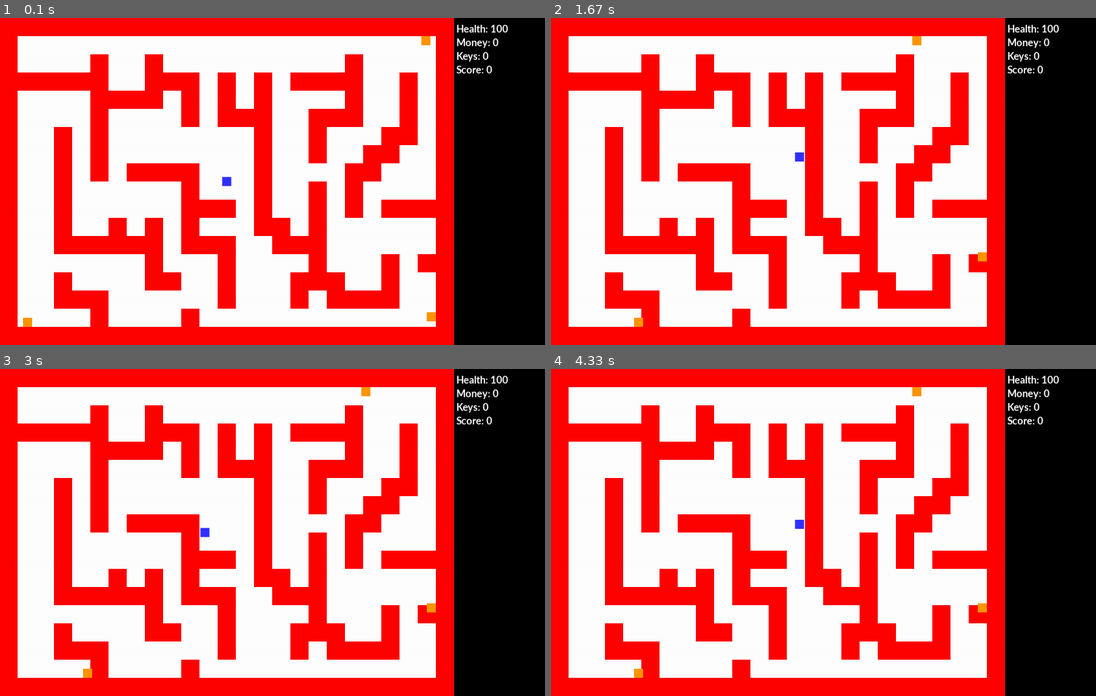
Above: before the commit, frames 1-4 (two rows, left to right).
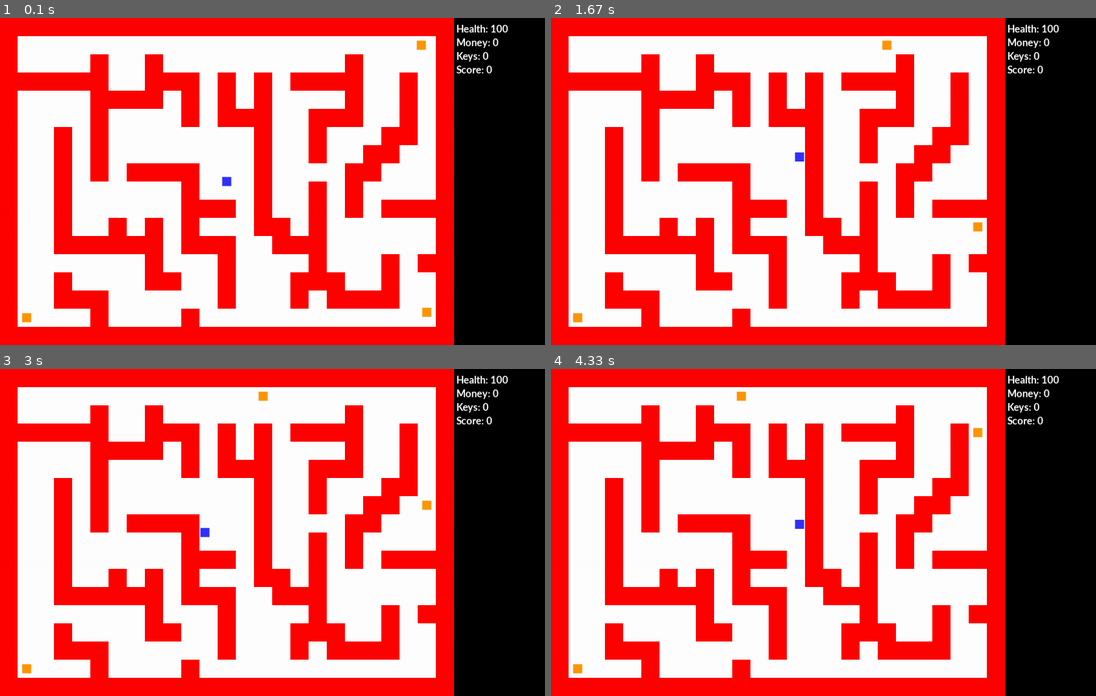
Above: after the commit, the same moments.

Repository: JavierRT7/RamosTurnes-classwork
Game: pygame game, started from pyGame/mini project/mini-project.py
Same seed, same stepped clock (60 frames per second), same inputs: the game is played once before the commit and once after it.
Inputs:
- Up to frame 1 (0.1 s): no input
- Up to frame 2 (1.67 s): hold Right 0.33-0.8 s; hold Up 0.83-1.13 s; hold Right 1.17-1.63 s
- Up to frame 3 (3 s): hold Left 1.67-2.2 s; hold Down 2.23-2.53 s
- Up to frame 4 (4.33 s): hold Up 3-3.37 s; hold Right 3.4-4.03 s; hold Down from 4.07 s (still down)

The runs differ from the first frame. In frame 1, 0.2% of the frame differs, in the area x 4-80%, y 5-95%; in frame 2, 0.3%; in frame 3, 0.3%; in frame 4, 0.3%.

Commit message:
Update mini-project.py

Diff:
--- a/pyGame/mini project/mini-project.py
+++ b/pyGame/mini project/mini-project.py
@@ -91,6 +91,7 @@
     # Set speed of the sprite
     self.speed_x = speed_x
     self.speed_y = speed_y
+
     # Call the sprite constructor
     super().__init__()
     # Create a sprite and fill it with colour
@@ -100,6 +101,7 @@
     self.rect = self.image.get_rect()
     self.old_x = self.rect.x
     self.old_y = self.rect.y
+    self.enemy_hit_list = pygame.sprite.spritecollide(self, wall_group, False)
   #End Procedure
   def update(self):
     self.rect.x = self.rect.x + self.speed_x
@@ -110,10 +112,7 @@
     ### as soon as there are walls in the enemy hit list all
     ### your enemies will have their speed set to 0 and stop
     ### do you reset their motion anywhere else?
-    for foo in enemy_hit_list:
-      self.speed_x = 0
-      self.speed_y = 0
-  #Next
+  #End Procedure
 #End Class
 # -- Exit game flag set to false
 map = [[1,1,1,1,1,1,1,1,1,1,1,1,1,1,1,1,1,1],
@@ -182,18 +181,18 @@
 for counter in range(3):
     if counter == 0:
         enemy = Enemy(ORANGE, 20, 20, -2, 0)
-        enemy.rect.x = 940
-        enemy.rect.y = 40
+        enemy.rect.x = 930
+        enemy.rect.y = 50
     #End If
     if counter == 1:
         enemy = Enemy(ORANGE, 20, 20, 0, -2)
-        enemy.rect.x = 940
-        enemy.rect.y = 660
+        enemy.rect.x = 930
+        enemy.rect.y = 650
     #End If
     if counter == 2:
         enemy = Enemy(ORANGE, 20, 20, 2, 0)
-        enemy.rect.x = 40
-        enemy.rect.y = 660
+        enemy.rect.x = 50
+        enemy.rect.y = 650
     #End If
     enemy_group.add(enemy)
     all_sprites_group.add(enemy)
@@ -217,7 +216,10 @@
   #Next
   player_old_x = player.rect.x
   player_old_y = player.rect.y
-  enemy_hit_list = pygame.sprite.spritecollide(enemy, wall_group, False)
+  for foo in enemy.enemy_hit_list:
+    enemy.speed_x = 0
+    enemy.speed_y = 0
+  #Next
   enemy.old_x = enemy.rect.x
   enemy.old_y = enemy.rect.x
   Health = 'Health: ' + str(player.health)
